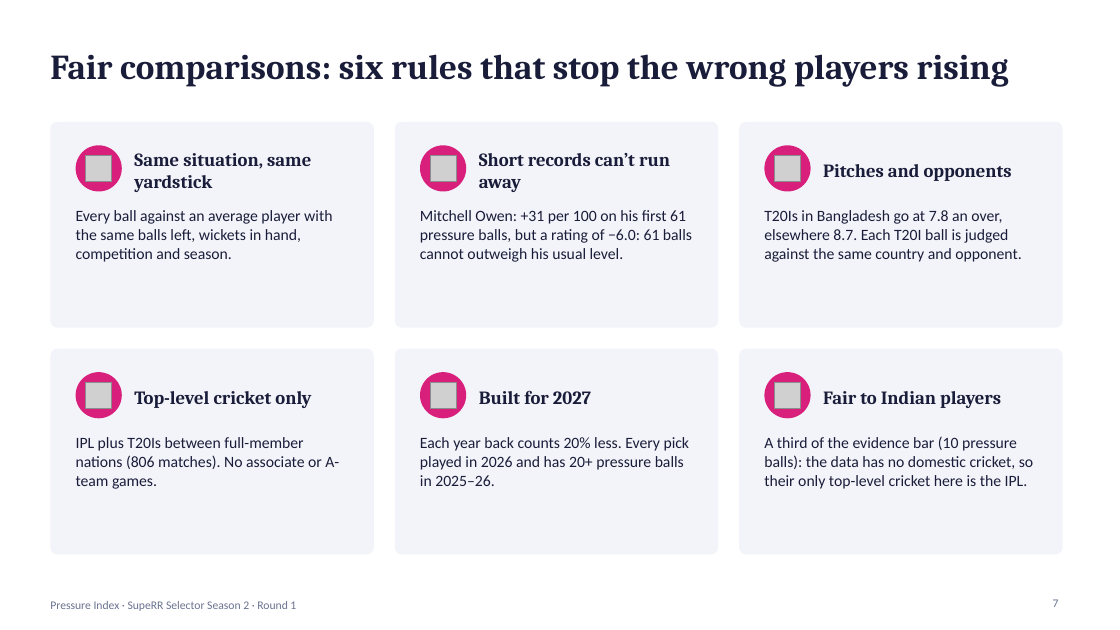
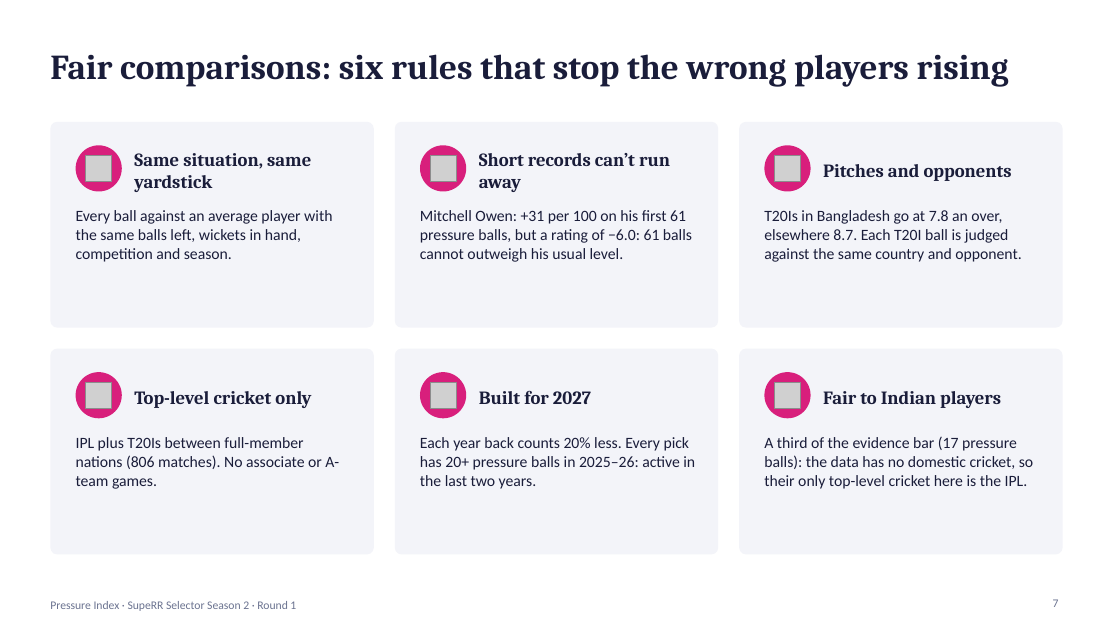
Before and after one commit to AnshBhavsar1654/Pressure-Index, a slide deck: slide 7 of Pressure_Index_RR_2027.pptx. Drawn at 1120x630 pixels with LibreOffice and Linux fonts; fonts in the diff are those of the drawing; grey boxes stand for pictures. Boxes give left, top, right and bottom in pixels: in the first picture for what was removed or moved away, otherwise in the second. Text is boxed around its words. In the diff, an @@ line names an element or a change of style, - is before the commit and + after.

Commit message:
Add emerging-player labels and tighten evidence requirements

```diff
--- a/Pressure_Index_RR_2027.pptx
+++ b/Pressure_Index_RR_2027.pptx
@@ text at box(420, 437, 695, 489): text changed @@
-Each year back counts 20% less. Every pick played in 2026 and has 20+ pressure balls in 2025–26.
+Each year back counts 20% less. Every pick has 20+ pressure balls in 2025–26: active in the last two years.
@@ text at box(764, 437, 1033, 489): text changed @@
-A third of the evidence bar (10 pressure balls): the data has no domestic cricket, so their only top-level cricket here is the IPL.
+A third of the evidence bar (17 pressure balls): the data has no domestic cricket, so their only top-level cricket here is the IPL.
```
Also in this commit, not shown: 8 other slides changed, 14 other files.
